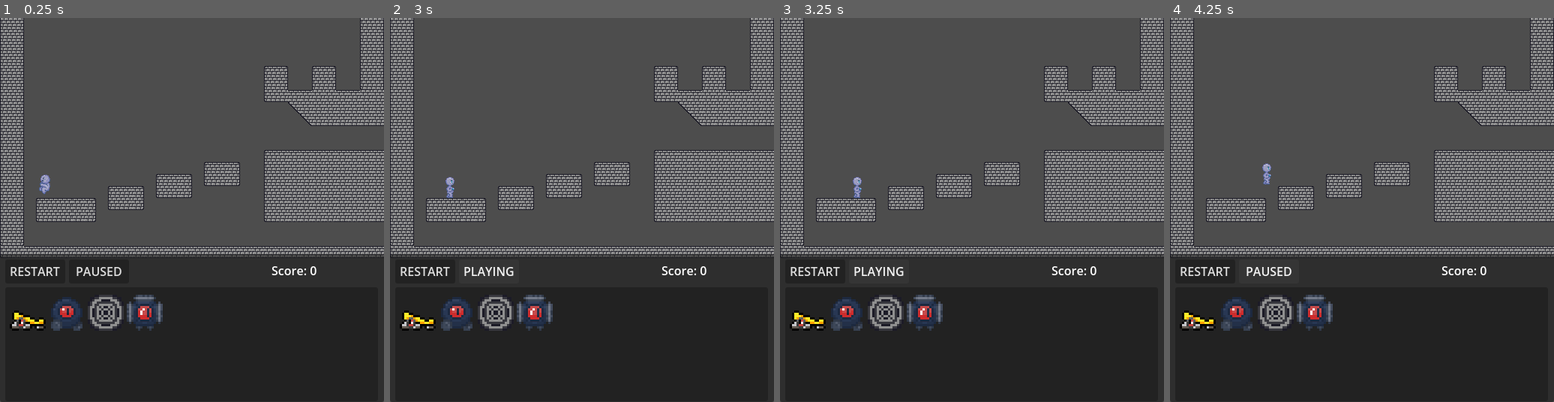
Above: before the commit, frames 1-4 (left to right).
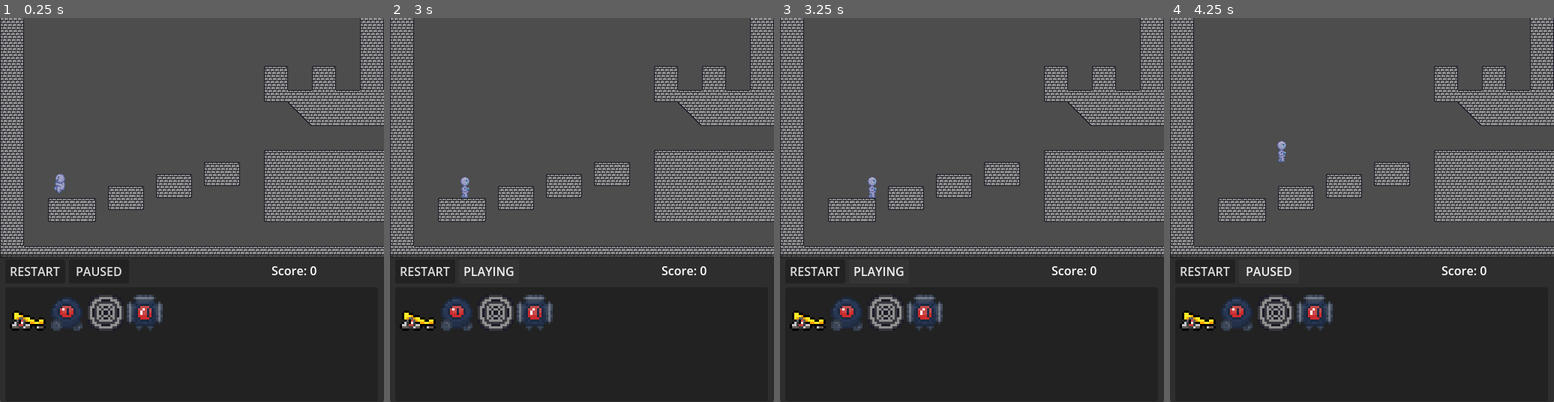
Above: after the commit, the same moments.

Repository: barndles/RolesReversedGMTK
Game: Godot game, scene res://Assets/Player/testLevel.tscn
Same seed, same stepped clock (60 frames per second), same inputs: the game is played once before the commit and once after it. The engine's default icon, where the game draws it, is replaced by a stand-in: a white triangle on a blue panel in a dark square.
Inputs:
- Up to frame 1 (0.25 s): no input
- Up to frame 2 (3 s): click "RESTART" at 0.5 s; click "RESTART" at 1.25 s; click "RESTART" at 2 s; click "PAUSED" at 2.75 s
- Up to frame 3 (3.25 s): no input
- Up to frame 4 (4.25 s): click "PLAYING" at 3.5 s

The runs differ from the first frame. In frame 1, 0.5% of the frame differs, in the area x 9-17%, y 40-54%; in frame 2, 0.5%; in frame 3, 0.5%; in frame 4, 0.5%.

Commit message:
boxspring works now

Diff:
--- a/Assets/BoxSpring/box_spring.gd
+++ b/Assets/BoxSpring/box_spring.gd
@@ -41,9 +41,22 @@
 		spr.play("Launch_U")
 		print("ray_U")
 	else:
-		spr.play("idle")
+
+		pass#spr.play("idle")
+
+
 func _area_entered():
 	pass
 
 func launch_entities():
-	pass
+	for ray in [rayL,rayR,rayU]:
+		if !ray.is_colliding():
+			continue
+		var obj = ray.get_collider()
+		if !(obj is CollisionObject2D):
+			continue
+		ray.get_collider().velocity += (ray.get_collision_point()-ray.global_position).normalized()*200
+
+
+func _on_animated_sprite_2d_animation_finished():
+	spr.play("idle")
--- a/Assets/BoxSpring/box_spring.tscn
+++ b/Assets/BoxSpring/box_spring.tscn
@@ -70,7 +70,7 @@
 "duration": 1.0,
 "texture": SubResource("AtlasTexture_rc3ly")
 }],
-"loop": true,
+"loop": false,
 "name": &"Launch_L",
 "speed": 5.0
 }, {
@@ -84,12 +84,12 @@
 "duration": 1.0,
 "texture": SubResource("AtlasTexture_lgi3r")
 }],
-"loop": true,
+"loop": false,
 "name": &"Launch_R",
 "speed": 5.0
 }, {
 "frames": [{
-"duration": 0.1,
+"duration": 1.0,
 "texture": SubResource("AtlasTexture_v7ngc")
 }, {
 "duration": 1.0,
@@ -97,11 +97,8 @@
 }, {
 "duration": 1.0,
 "texture": SubResource("AtlasTexture_ji3hw")
-}, {
-"duration": 1.0,
-"texture": SubResource("AtlasTexture_v7ngc")
 }],
-"loop": true,
+"loop": false,
 "name": &"Launch_U",
 "speed": 5.0
 }, {
@@ -125,6 +122,7 @@
 
 [node name="BoxSpring" type="CharacterBody2D"]
 position = Vector2(0, -16)
+collision_mask = 31
 script = ExtResource("1_q2na0")
 
 [node name="CollisionShape2D" type="CollisionShape2D" parent="."]
@@ -133,24 +131,25 @@
 
 [node name="AnimatedSprite2D" type="AnimatedSprite2D" parent="."]
 sprite_frames = SubResource("SpriteFrames_hg21c")
-animation = &"Launch_U"
-frame_progress = 0.129734
+animation = &"idle"
 
 [node name="Triggers" type="Node2D" parent="."]
 
 [node name="CollisionR" type="RayCast2D" parent="Triggers"]
-position = Vector2(6, 8)
+position = Vector2(7, 8)
 rotation = 1.5708
-target_position = Vector2(-2.19345e-05, -6)
-collision_mask = 15
+target_position = Vector2(0, -10)
+collision_mask = 28
 
 [node name="CollisionU" type="RayCast2D" parent="Triggers"]
-position = Vector2(0, 2.25)
-target_position = Vector2(0, -6.25)
-collision_mask = 15
+position = Vector2(0, 2)
+target_position = Vector2(0, -10)
+collision_mask = 28
 
 [node name="CollisionL" type="RayCast2D" parent="Triggers"]
-position = Vector2(-6, 8)
+position = Vector2(-7, 8)
 rotation = -1.5708
-target_position = Vector2(2.19345e-05, -6)
-collision_mask = 15
+target_position = Vector2(0, -10)
+collision_mask = 28
+
+[connection signal="animation_finished" from="AnimatedSprite2D" to="." method="_on_animated_sprite_2d_animation_finished"]
--- a/Assets/Player/testLevel.tscn
+++ b/Assets/Player/testLevel.tscn
@@ -7,10 +7,10 @@
 [node name="Node2D" type="Node2D"]
 
 [node name="TileMap" parent="." instance=ExtResource("1_1bttu")]
-layer_0/tile_data = PackedInt32Array(0, 589826, 1, 65536, 58 …(4263 unchanged characters)… 47, 851970, 5, 1048583, 851970, 6, 983043, 589826, 5, 1048579, 589826, 6, 983044, 655362, 5, 1048580, 655362, 6, 458776, 917506, 6, 524313, 917506,  …(249 unchanged characters)…
+layer_0/tile_data = PackedInt32Array(0, 589826, 1, 65536, 58 …(4263 unchanged characters)… 47, 851970, 5, 1048583, 851970, 6, 983044, 589826, 5, 1048580, 589826, 6, 458776, 917506, 6, 524313, 917506,  …(249 unchanged characters)…
 
 [node name="CharacterBody2D" parent="." instance=ExtResource("2_rk3tu")]
-position = Vector2(59, 222)
+position = Vector2(79, 221)
 collision_mask = 3
 
 [node name="Camera2D" type="Camera2D" parent="."]
--- a/bouncer.gd
+++ b/bouncer.gd
@@ -24,7 +24,8 @@
 
 	target.velocity = Vector2(dir.x,dir.y*.5-200)
 	durability -= 1
-	Global.score += 100
+	if target.get_collision_layer_value(4):
+		Global.score += 100
 	if durability == 0:
 		queue_free()
 	bounce_timeout.start()
--- a/flipper.gd
+++ b/flipper.gd
@@ -40,7 +40,8 @@
 		body.velocity = Vector2(-100 * transform.get_scale().y,-500)
 		spr.play("flippity")
 		durability -= 1
-		Global.score += 100
+		if body.get_collision_layer_value(4):
+			Global.score += 100
 		if durability == 0:
 			queue_free()
 		flip_timeout.start()
